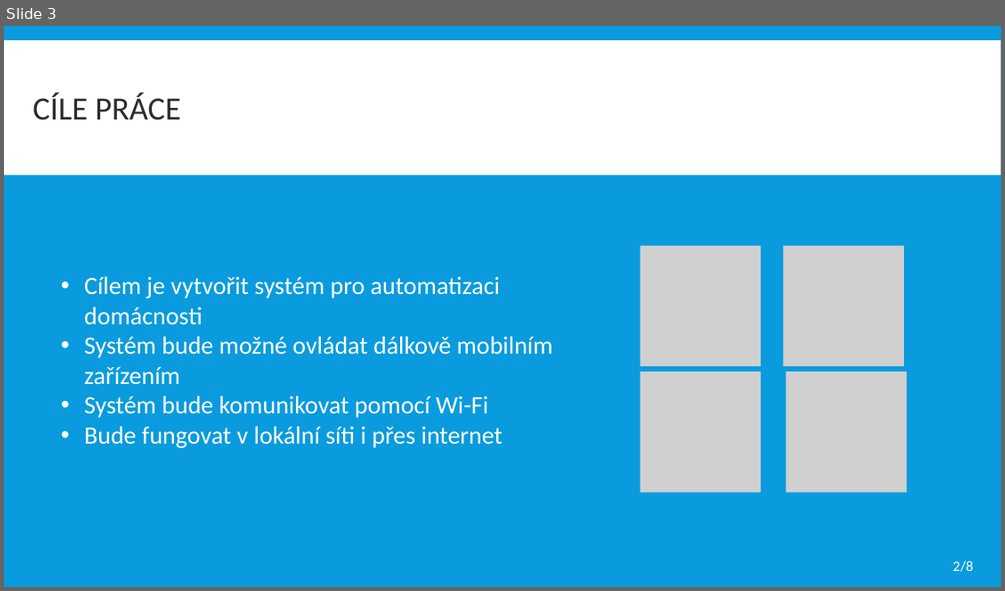
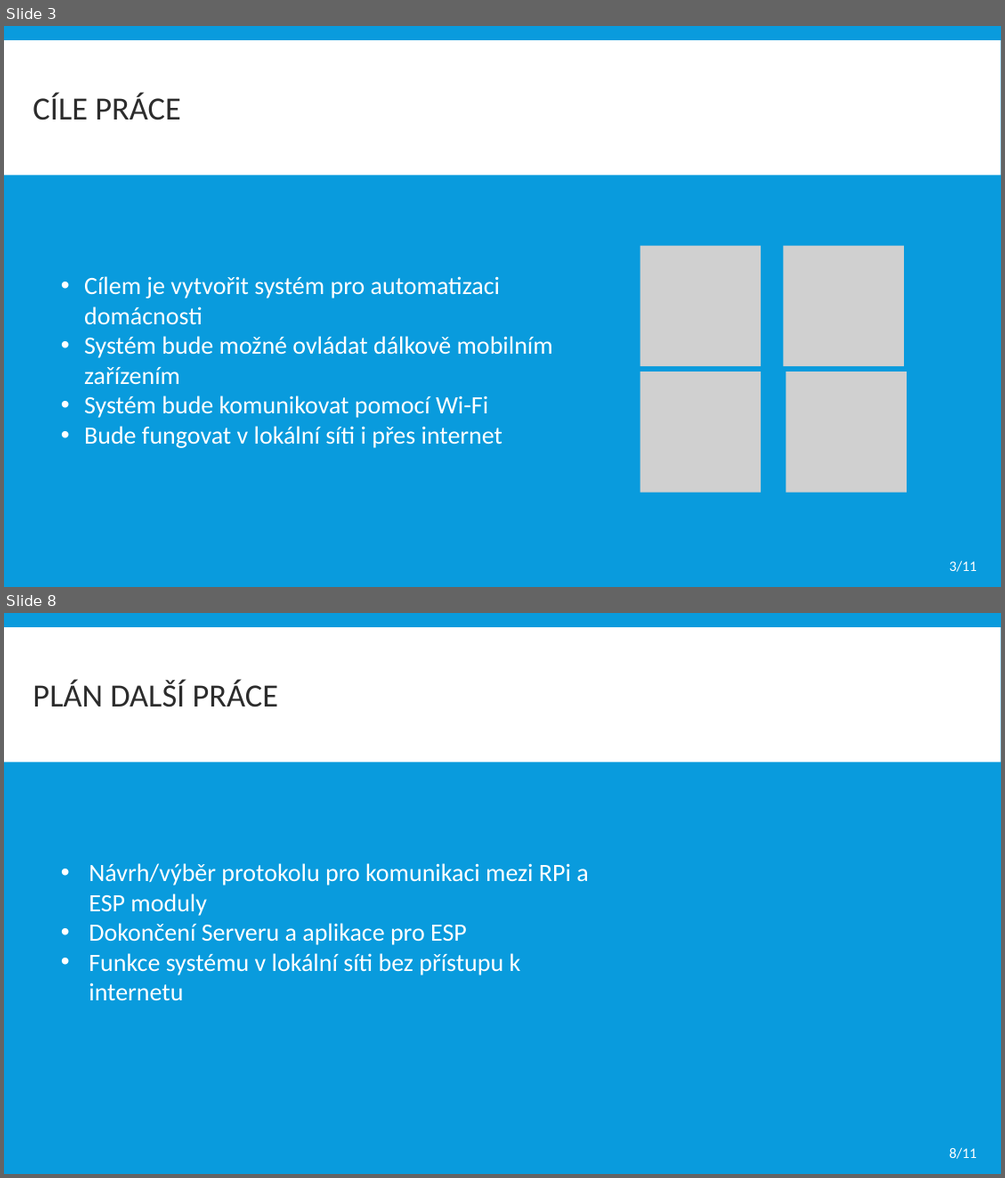
Before and after one commit to dinoq/RPi-Smart-Home, a slide deck: BP/Obhajoba BP/2021/ITT prezentace.pptx. Shown one above the other, each under a label of ours: slide 3 before the commit, slides 3 and 8 after it; the slides between them are not shown. The pictures are 1005x591 and 1005x1178 pixels, drawn with LibreOffice and Linux fonts; fonts in the diff are those of the drawing; grey boxes stand for pictures. Boxes give left, top, right and bottom in pixels: in the first picture for what was removed or moved away, otherwise in the second. Text is boxed around its words. In the diff, an @@ line names an element or a change of style, - is before the commit and + after.

```diff
--- a/BP/Obhajoba BP/2021/ITT prezentace.pptx
+++ b/BP/Obhajoba BP/2021/ITT prezentace.pptx
@@ slide 8 added at <box>4,613,1001,1174</box>, background #099BDD; not listed: 1 template element that a slide beside it also shows @@
@@ text added at <box>32,679,278,707</box>, 31.2 pt, text #2C2C2C @@
+PLÁN DALŠÍ PRÁCE
@@ text added at <box>89,863,588,1000</box>, 24 pt, text #FFFFFF @@
+• Návrh/výběr protokolu pro komunikaci mezi RPi a ESP moduly
+• Dokončení Serveru a aplikace pro ESP
+• Funkce systému v lokální síti bez přístupu k internetu
@@ text added at <box>949,1147,977,1159</box>, 14 pt, text #FFFFFF @@
+8/11
@@ slide 3 changed as well @@
@@ text at <box>949,560,977,572</box>: text changed @@
-2/8
+3/11
```
Also in this commit, not shown: 1 other slide changed, 8 other slides added, 2 slides removed, 11 other files.
